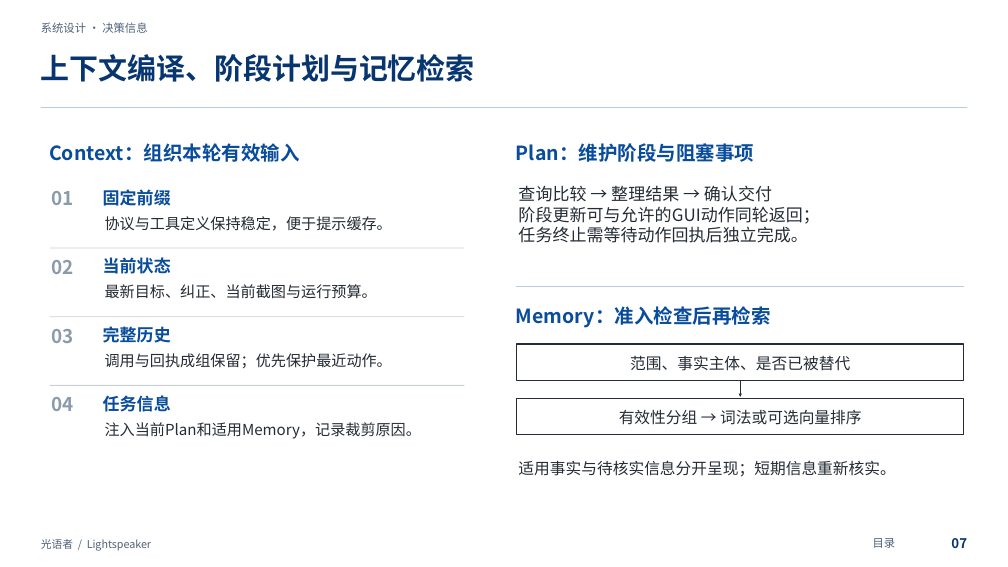
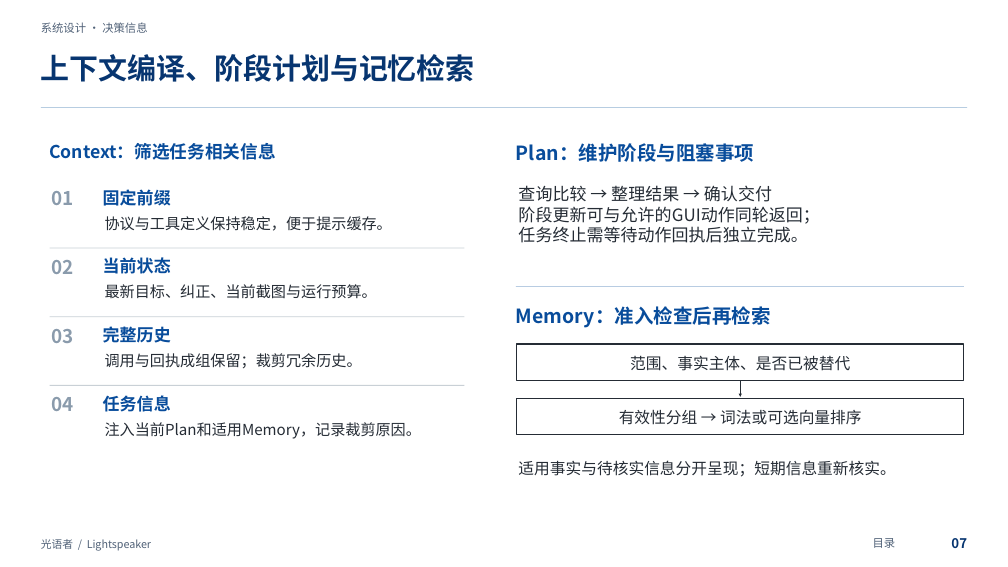
Before and after one commit to wszkxlllll/Computer-Harness, a slide deck: slide 7 of docs/submission/final/presentation.pptx. Drawn at 1008x567 pixels with LibreOffice and Linux fonts; fonts in the diff are those of the drawing. Boxes give left, top, right and bottom in pixels: in the first picture for what was removed or moved away, otherwise in the second. Text is boxed around its words. In the diff, an @@ line names an element or a change of style, - is before the commit and + after.

Commit message:
docs: 精修四项核心优势的报告与演示表达
在作品概述和创新性章节归纳技术普惠、人本协同、自主运行时、开源共建。
保留PPT原目录与跳转，在左侧空白区增加优势摘要；强化Computer-use专用运行时定位。
同步PDF与文件指纹，正文仍为15页，视频和任务证据保持不变。

```diff
--- a/docs/submission/final/presentation.pptx
+++ b/docs/submission/final/presentation.pptx
@@ text at (49, 143, 276, 160): text changed; size 23.2 to 21 pt @@
-Context：组织本轮有效输入
+Context：筛选任务相关信息
@@ text at (105, 353, 362, 369): text changed @@
-调用与回执成组保留；优先保护最近动作。
+调用与回执成组保留；裁剪冗余历史。
```
Also in this commit, not shown: 2 other slides changed, 4 other files.
